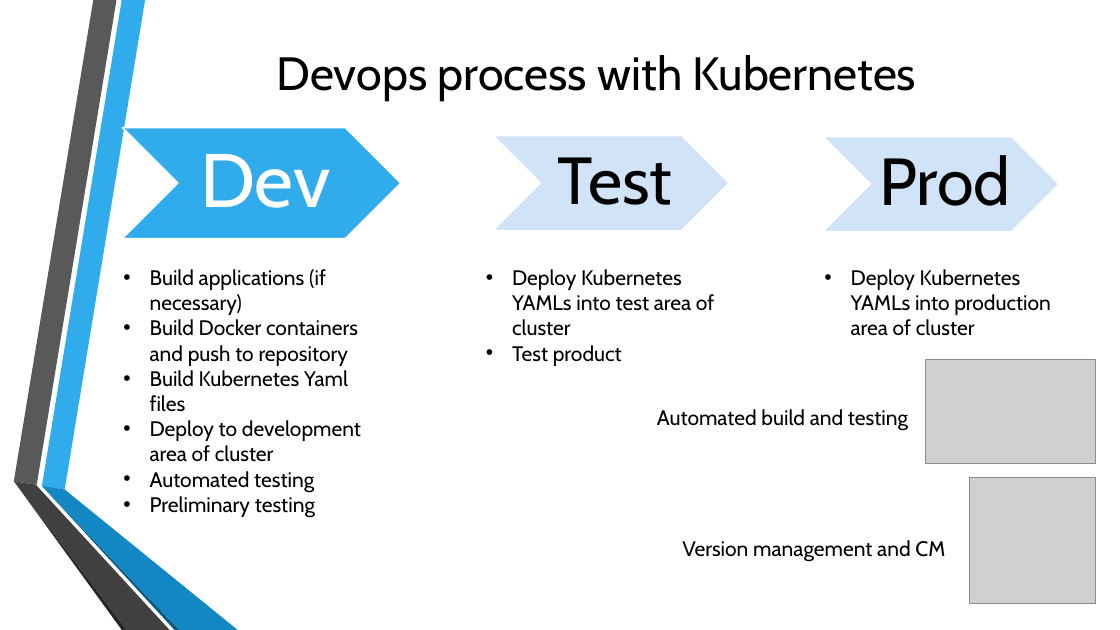
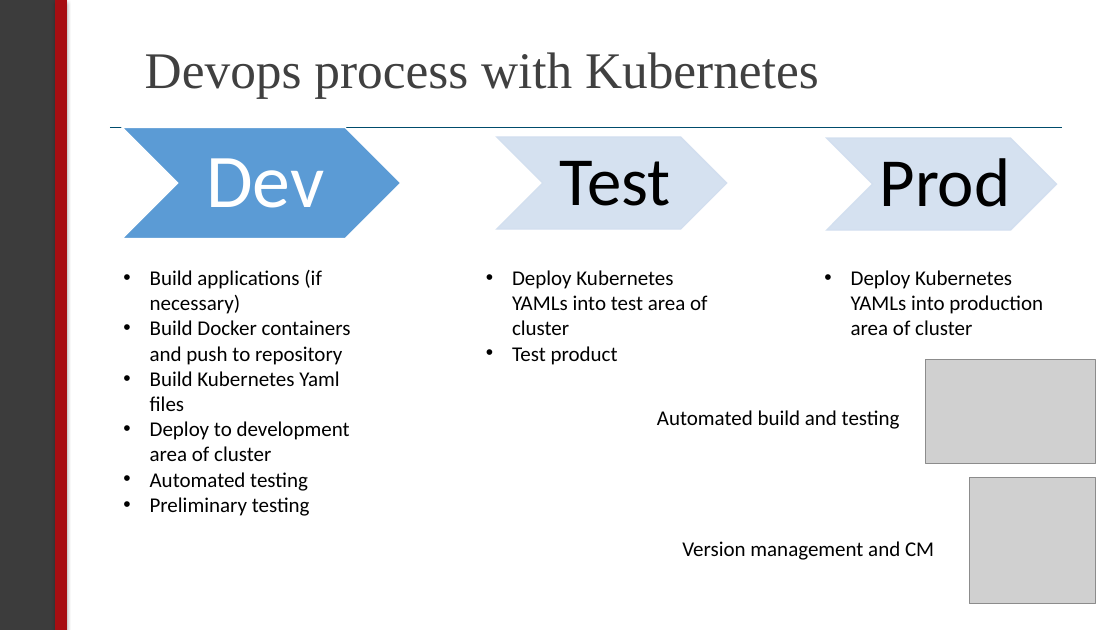
Before and after one commit to sealingtech/kubernetes_training, a slide deck: slide 14 of presentation/Day 1 Intro and Docker.pptx. Drawn at 1120x630 pixels with LibreOffice and Linux fonts; fonts in the diff are those of the drawing; grey boxes stand for pictures; background and template pictures are left out. Boxes give left, top, right and bottom in pixels: in the first picture for what was removed or moved away, otherwise in the second. Text is boxed around its words. In the diff, an @@ line names an element or a change of style, - is before the commit and + after.

```diff
--- a/presentation/Day 1 Intro and Docker.pptx
+++ b/presentation/Day 1 Intro and Docker.pptx
@@ rectangle added at [0, 0, 56, 630], fill #3C3C3C, outline #3C3C3C 0.5 pt @@
@@ rectangle added at [55, 0, 66, 630], fill #A70E12, outline #A70E12 0.5 pt @@
@@ title "Devops process with Kubernetes" at [145, 52, 819, 99]: size 40 to 44 pt, font Cabin to Times New Roman, text colour #000000 to #404040; alignment centre to left; line spacing 1 to 0.9 @@
@@ line added from (110, 127) to (1062, 127), #004C6C 1 pt @@
@@ chevron at [123, 128, 402, 239]: fill #30ACEC to #5B9BD5; outline #FFFFFF 1.25 pt to #FFFFFF 1 pt @@
@@ font Cabin to Calibri in 6 elements at [150, 270, 351, 516], [512, 270, 707, 365], [851, 270, 1043, 335], [682, 541, 934, 560], [657, 410, 900, 429], [206, 158, 324, 208] @@
@@ chevron at [497, 137, 727, 229]: fill #CDE3F8 at 90% opacity to #D2DEEF at 90% opacity; outline #CDE3F8 1.25 pt to #D2DEEF 1 pt @@
@@ text "Test" at [560, 161, 671, 206]: size 57 to 59 pt, font Cabin to Calibri @@
@@ chevron at [827, 138, 1057, 230]: fill #CDE3F8 at 90% opacity to #D2DEEF at 90% opacity; outline #CDE3F8 1.25 pt to #D2DEEF 1 pt @@
@@ text "Prod" at [880, 158, 1011, 207]: size 57 to 59 pt, font Cabin to Calibri @@
@@ group removed at [13, 0, 238, 630]: 6 freeform shapes @@
```
Also in this commit, not shown: 18 other slides changed, 1 slide removed, 1 other file.
